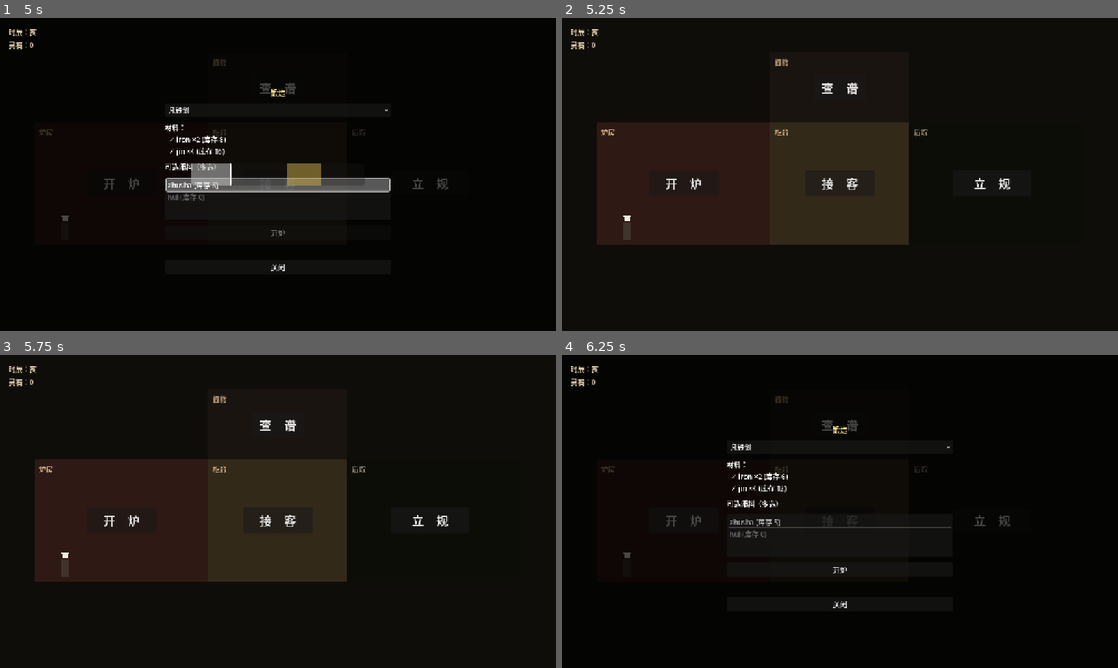
Above: before the commit, frames 1-4 (two rows, left to right).
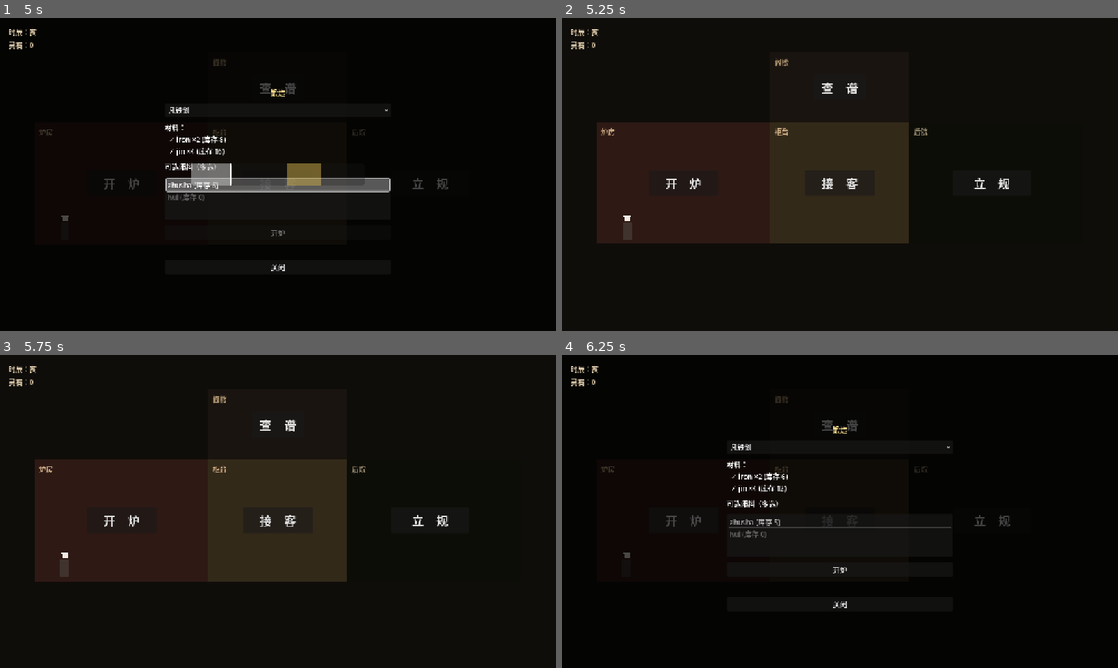
Above: after the commit, the same moments.

Repository: guliqianxun/XiuXianLegend
Game: Godot game, scene res://scenes/shop.tscn
The game is run twice, just before and just after one commit, with the same random seed, the same clock (stepped at 60 frames per second) and the same inputs.
Inputs:
- Up to frame 1 (5 s): click "开 炉" at 0.5 s; click "查 谱" at 1.25 s; click "立 规" at 2 s; click "接 客" at 2.75 s; click "凡铁剑" at 3.5 s; click "开炉" at 4.25 s
- Up to frame 2 (5.25 s): click "关闭" at 5 s
- Up to frame 3 (5.75 s): no input
- Up to frame 4 (6.25 s): click "开 炉" at 5.75 s

Frame 1 is identical in both runs. In frame 2, 0.5% of the frame differs, in the area x 6-81%, y 13-73%; in frame 3, less than 0.1%; in frame 4, less than 0.1%.

Commit message:
feat(polish): 出炉/反噬/攻破/打听 反馈包
ScreenFx autoload：root Node2D 抖动（凡 0px / 秘 12px / 反噬 14px / 攻破 8px）
Sfx autoload：纯代码合成 sine + envelope，0 个 wav 资源
- 5 forge tier：220/330/440/550/880Hz
- 反噬/攻破嗡声 80Hz
- 打听短铃 880Hz

接入：
- forge_screen.gd：成功出炉脉冲 + 5 级铛声 + 渐强震；反噬嗡声 + 大震
- diary_screen.gd：title 弹入脉冲 + breach 条目红字 + 检测到 breach 嗡声
- customer_arrival_panel.gd：inspect 后 name 透明+缩放回弹 + 短铃

测试：test_sfx_screenfx 17 PASS（音色 buffer 大小 + 边界 + 不崩）

Diff:
--- a/godot/project.godot
+++ b/godot/project.godot
@@ -29,6 +29,8 @@
 CustomerSpawner="*res://scripts/core/customer_spawner.gd"
 OfflineSimulator="*res://scripts/core/offline_simulator.gd"
 ShopRules="*res://scripts/core/shop_rules.gd"
+ScreenFx="*res://scripts/core/screen_fx.gd"
+Sfx="*res://scripts/core/sfx.gd"
 
 [debug]
 
--- /dev/null
+++ b/godot/scenes/test/test_sfx_screenfx.tscn
@@ -0,0 +1,6 @@
+[gd_scene load_steps=2 format=3]
+
+[ext_resource type="Script" path="res://scripts/test/test_sfx_screenfx.gd" id="1"]
+
+[node name="TestSfxScreenFx" type="Node"]
+script = ExtResource("1")
--- /dev/null
+++ b/godot/scripts/core/screen_fx.gd
@@ -0,0 +1,46 @@
+extends Node
+## 屏幕反馈 Autoload。
+## - shake(intensity_px, duration_sec)：随机抖动主场景根节点 position
+## 仅依赖当前 scene 是 Node2D（Shop 主场景成立）；若主场景换 Control 需调整。
+
+var _shake_target: Node2D = null
+var _shake_origin: Vector2 = Vector2.ZERO
+var _shake_remaining: float = 0.0
+var _shake_intensity: float = 0.0
+
+
+func _process(delta: float) -> void:
+	if _shake_remaining <= 0.0 or _shake_target == null:
+		return
+	_shake_remaining -= delta
+	if _shake_remaining <= 0.0:
+		_shake_target.position = _shake_origin
+		_shake_target = null
+		return
+	var ratio: float = clampf(_shake_remaining / max(0.001, _shake_initial), 0.0, 1.0)
+	var amp: float = _shake_intensity * ratio
+	_shake_target.position = _shake_origin + Vector2(
+		randf_range(-amp, amp),
+		randf_range(-amp, amp),
+	)
+
+
+var _shake_initial: float = 0.0
+
+
+func shake(intensity_px: float, duration_sec: float) -> void:
+	if intensity_px <= 0.0 or duration_sec <= 0.0:
+		return
+	var tree := get_tree()
+	if tree == null: return
+	var root: Node = tree.current_scene
+	if root == null or not (root is Node2D):
+		return
+	# 已有正在抖：先归零再叠新
+	if _shake_target != null:
+		_shake_target.position = _shake_origin
+	_shake_target = root as Node2D
+	_shake_origin = _shake_target.position
+	_shake_intensity = intensity_px
+	_shake_remaining = duration_sec
+	_shake_initial = duration_sec
--- /dev/null
+++ b/godot/scripts/core/sfx.gd
@@ -0,0 +1,78 @@
+extends Node
+## 音效 Autoload（程序合成）。
+## v1：纯代码合成 sine + 简单 envelope，无 wav 资源。
+## 未来替换真音色：只需改 _build_* 函数返回真 AudioStream，对外 API 不变。
+##
+## 频率定义（spec §14 T10：凡-灵-法-禁-秘 五级铛声）
+## - 凡 220Hz / 灵 330Hz / 法 440Hz / 禁 550Hz / 秘 880Hz
+## - 攻破嗡声 80Hz / 打听短铃 880Hz
+
+const SAMPLE_RATE: int = 22050
+const FORGE_FREQS: Array[float] = [220.0, 330.0, 440.0, 550.0, 880.0]
+const BREACH_FREQ: float = 80.0
+const INSPECT_FREQ: float = 880.0
+
+var _player: AudioStreamPlayer = null
+var _streams: Dictionary = {}  # name -> AudioStreamWAV
+
+
+func _ready() -> void:
+	_player = AudioStreamPlayer.new()
+	_player.bus = &"Master"
+	add_child(_player)
+	_streams[&"forge_0"] = _build_tone(FORGE_FREQS[0], 0.4, 0.6)
+	_streams[&"forge_1"] = _build_tone(FORGE_FREQS[1], 0.45, 0.6)
+	_streams[&"forge_2"] = _build_tone(FORGE_FREQS[2], 0.5, 0.65)
+	_streams[&"forge_3"] = _build_tone(FORGE_FREQS[3], 0.6, 0.7)
+	_streams[&"forge_4"] = _build_tone(FORGE_FREQS[4], 0.8, 0.75)  # 秘 最响
+	_streams[&"breach"] = _build_tone(BREACH_FREQ, 0.6, 0.6)
+	_streams[&"inspect"] = _build_tone(INSPECT_FREQ, 0.08, 0.45)
+
+
+## 出炉音：tier 0..4 对应 凡/灵/法/禁/秘
+func play_forge(tier: int) -> void:
+	var t: int = clampi(tier, 0, 4)
+	_play(StringName("forge_%d" % t))
+
+
+func play_breach() -> void:
+	_play(&"breach")
+
+
+func play_inspect() -> void:
+	_play(&"inspect")
+
+
+func _play(name: StringName) -> void:
+	if _player == null: return
+	var s: AudioStreamWAV = _streams.get(name, null)
+	if s == null: return
+	_player.stream = s
+	_player.play()
+
+
+## 生成 sine + 线性 attack/decay envelope。
+## freq 单位 Hz；duration 秒；volume 峰值 0..1
+static func _build_tone(freq: float, duration: float, volume: float) -> AudioStreamWAV:
+	var n: int = int(SAMPLE_RATE * duration)
+	var attack_n: int = int(SAMPLE_RATE * 0.01)         # 10ms attack 防 click
+	var release_n: int = int(SAMPLE_RATE * 0.05)        # 50ms release
+	var data := PackedByteArray()
+	data.resize(n * 2)  # 16bit mono
+	var two_pi_f_over_sr: float = TAU * freq / float(SAMPLE_RATE)
+	for i in n:
+		var env: float = 1.0
+		if i < attack_n:
+			env = float(i) / float(max(1, attack_n))
+		elif i > n - release_n:
+			env = float(n - i) / float(max(1, release_n))
+		var sample: float = sin(two_pi_f_over_sr * float(i)) * env * volume
+		var s16: int = int(clampf(sample, -1.0, 1.0) * 32767.0)
+		data[i * 2] = s16 & 0xff
+		data[i * 2 + 1] = (s16 >> 8) & 0xff
+	var w := AudioStreamWAV.new()
+	w.format = AudioStreamWAV.FORMAT_16_BITS
+	w.mix_rate = SAMPLE_RATE
+	w.stereo = false
+	w.data = data
+	return w
--- /dev/null
+++ b/godot/scripts/test/test_sfx_screenfx.gd
@@ -0,0 +1,55 @@
+extends Node
+## ScreenFx + Sfx：autoload 加载 + 调用不崩 + 音色生成正确
+
+var _passed: int = 0
+var _failed: int = 0
+
+
+func _ready() -> void:
+	await get_tree().process_frame
+	_test_sfx_streams_built()
+	_test_play_no_crash()
+	_test_screenfx_shake_no_crash()
+	_test_sfx_invalid_tier_clamped()
+	print("\n========== test_sfx_screenfx ==========")
+	print("PASS: %d  FAIL: %d" % [_passed, _failed])
+	get_tree().quit(0 if _failed == 0 else 1)
+
+
+func _ok(m: String) -> void: _passed += 1; print("[PASS] " + m)
+func _bad(m: String) -> void: _failed += 1; print("[FAIL] " + m)
+func _assert(c: bool, m: String) -> void:
+	if c:
+		_ok(m)
+	else:
+		_bad(m)
+
+
+func _test_sfx_streams_built() -> void:
+	# 5 forge tier + breach + inspect = 7 stream
+	for n in [&"forge_0", &"forge_1", &"forge_2", &"forge_3", &"forge_4", &"breach", &"inspect"]:
+		_assert(Sfx._streams.has(n), "stream %s built" % n)
+		var s: AudioStreamWAV = Sfx._streams[n]
+		_assert(s.data.size() > 0, "stream %s has data (size %d)" % [n, s.data.size()])
+
+
+func _test_play_no_crash() -> void:
+	Sfx.play_forge(0)
+	Sfx.play_forge(4)
+	Sfx.play_breach()
+	Sfx.play_inspect()
+	_ok("Sfx.play_* no crash")
+
+
+func _test_screenfx_shake_no_crash() -> void:
+	# headless 没有 current_scene 是 Node2D，shake 会 early-return；不应崩
+	ScreenFx.shake(8.0, 0.3)
+	ScreenFx.shake(0.0, 0.3)  # zero intensity
+	ScreenFx.shake(8.0, 0.0)  # zero duration
+	_ok("ScreenFx.shake no crash on edge cases")
+
+
+func _test_sfx_invalid_tier_clamped() -> void:
+	Sfx.play_forge(-5)  # clamp to 0
+	Sfx.play_forge(99)  # clamp to 4
+	_ok("invalid tier clamped, no crash")
--- a/godot/scripts/ui/customer_arrival_panel.gd
+++ b/godot/scripts/ui/customer_arrival_panel.gd
@@ -91,6 +91,18 @@
 	if c != null and not c.traits.is_empty():
 		GameState.learn_traits(c.traits)
 	_render(_current)
+	# 反馈：短铃 + 名字脉冲
+	Sfx.play_inspect()
+	_pulse_name()
+
+
+func _pulse_name() -> void:
+	if _name_label == null: return
+	_name_label.modulate = Color(1, 1, 1, 0)
+	_name_label.scale = Vector2(1.05, 1.05)
+	var tw := create_tween().set_parallel(true)
+	tw.tween_property(_name_label, "modulate", Color(1, 1, 1, 1), 0.25)
+	tw.tween_property(_name_label, "scale", Vector2.ONE, 0.25).set_trans(Tween.TRANS_BACK).set_ease(Tween.EASE_OUT)
 
 
 static func _slot_zh(slot: StringName) -> String:
--- a/godot/scripts/ui/diary_screen.gd
+++ b/godot/scripts/ui/diary_screen.gd
@@ -29,10 +29,29 @@
 	visible = true
 	_title.text = "铁炉小本（你不在时发生过 %d 件事）" % entries.size()
 	_list.clear()
-	for e in entries:
-		var ed: Dictionary = e
+	var has_breach: bool = false
+	for i in entries.size():
+		var ed: Dictionary = entries[i]
+		var kind: StringName = StringName(ed.get("kind", ""))
 		var detail: String = String(ed.get("detail", ""))
-		_list.add_item(detail)
+		var idx: int = _list.add_item(detail)
+		# 攻破条目：红字
+		if kind == &"rule_breach":
+			_list.set_item_custom_fg_color(idx, Color(0.95, 0.35, 0.30))
+			has_breach = true
+		elif kind == &"sleep":
+			_list.set_item_custom_fg_color(idx, Color(0.65, 0.55, 0.45))
+	# 反馈：有攻破时低嗡 + 中等震动；普通日记轻震
+	if has_breach:
+		Sfx.play_breach()
+		ScreenFx.shake(8.0, 0.5)
+	else:
+		ScreenFx.shake(3.0, 0.15)
+	# Title 弹出脉冲
+	if _title != null:
+		_title.scale = Vector2(0.9, 0.9)
+		var tw := create_tween()
+		tw.tween_property(_title, "scale", Vector2.ONE, 0.3).set_trans(Tween.TRANS_BACK).set_ease(Tween.EASE_OUT)
 
 
 func _on_close() -> void:
--- a/godot/scripts/ui/forge_screen.gd
+++ b/godot/scripts/ui/forge_screen.gd
@@ -124,12 +124,26 @@
 		GameState.add_material(result.byproduct, result.byproduct_amount)
 		_result_label.text = "⚠ 反噬！材料化作 %s ×1" % str(result.byproduct)
 		_result_overlay.play(-1)
+		# 反噬反馈：低沉嗡声 + 大震
+		Sfx.play_breach()
+		ScreenFx.shake(14.0, 0.5)
 	else:
 		GameState.add_to_inventory(result.equipment)
 		var qiao_str := "（巧成 +1 阶）" if result.was_qiao_cheng else ""
 		_result_label.text = "出炉：%s %s" % [GearInstance.rarity_prefix(result.quality), qiao_str]
 		_result_overlay.play(result.quality)
+		# 出炉反馈：5 级铛声 + 渐强震动（凡 0px / 秘 12px）
+		Sfx.play_forge(int(result.quality))
+		ScreenFx.shake(float(int(result.quality)) * 3.0, 0.3)
+		_pulse_label(_result_label)
 	EventBus.forge_finished.emit(result.equipment, result.was_qiao_cheng, result.was_backlash)
+
+
+func _pulse_label(label: Label) -> void:
+	if label == null: return
+	label.scale = Vector2(0.85, 0.85)
+	var tw := create_tween()
+	tw.tween_property(label, "scale", Vector2.ONE, 0.25).set_trans(Tween.TRANS_BACK).set_ease(Tween.EASE_OUT)
 
 
 func _on_overlay_done() -> void:
Not shown, added: godot/scripts/core/screen_fx.gd.uid
Not shown, added: godot/scripts/core/sfx.gd.uid
Not shown, added: godot/scripts/test/playtest_n5c_smoke.gd.uid
